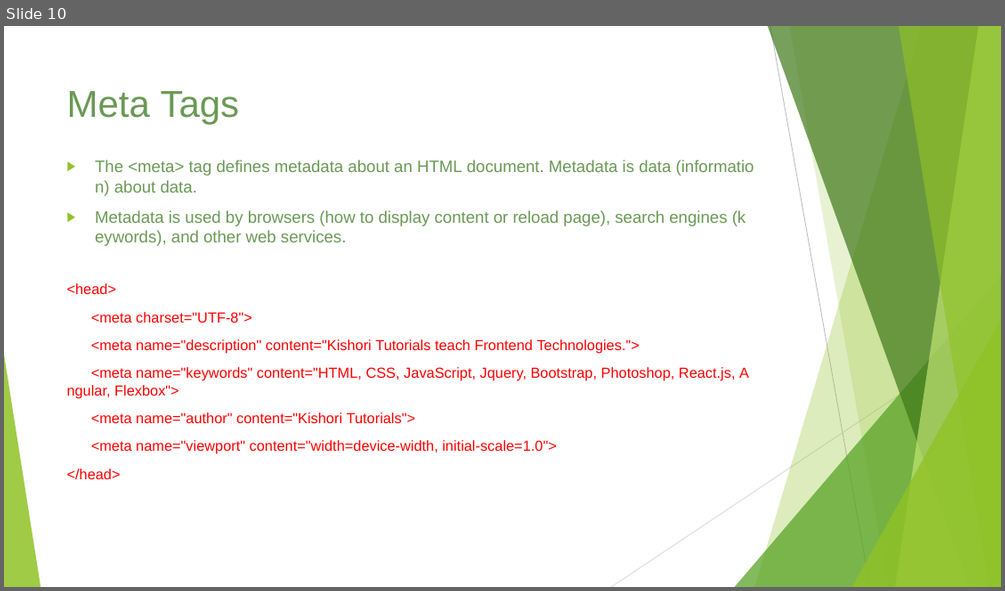
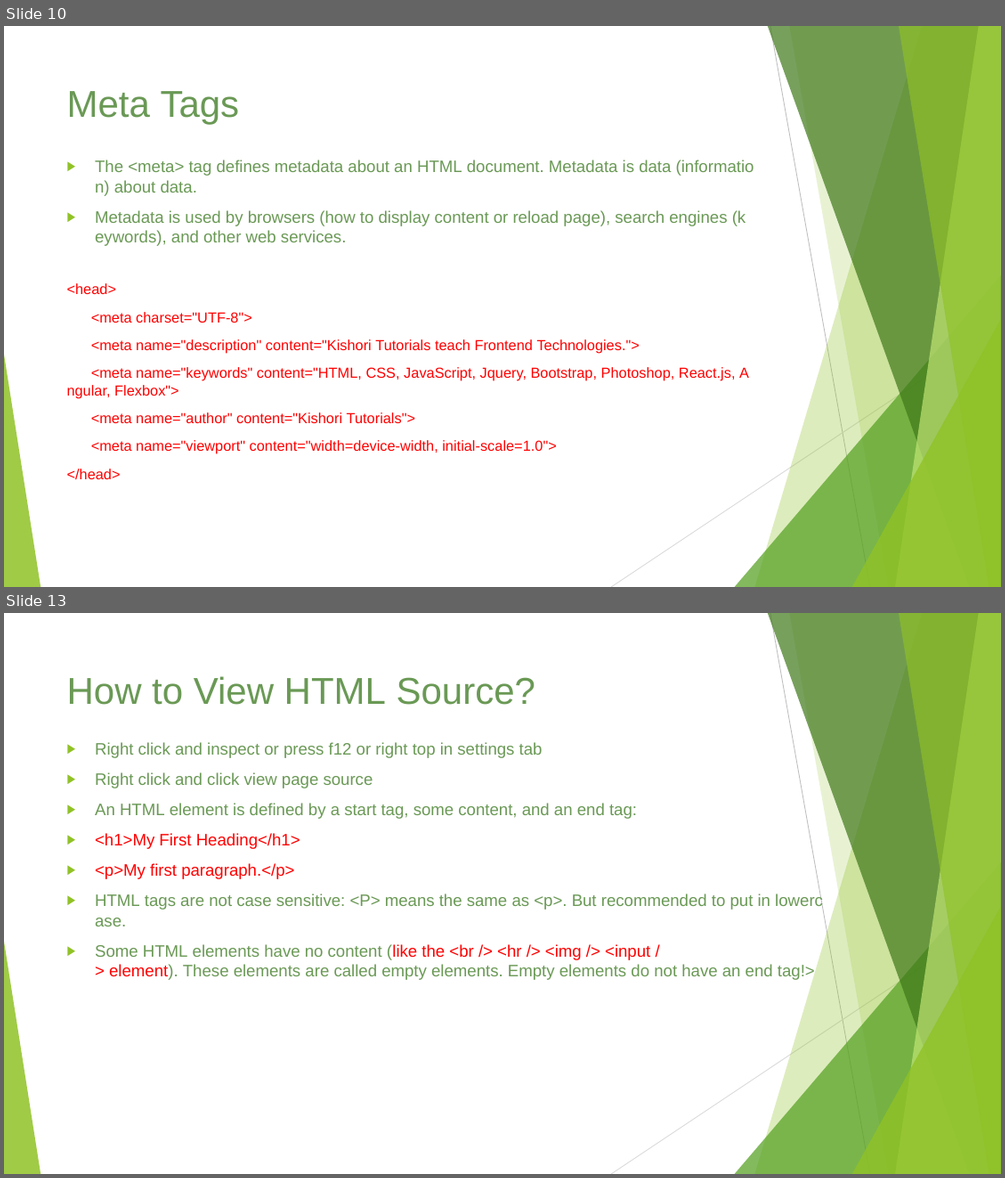
Before and after one commit to ameysawant/webdesigncourse, a slide deck: Web Design Course.pptx. Shown one above the other, each under a label of ours: slide 10 before the commit, slides 10 and 13 after it; the slides between them are not shown. The pictures are 1005x591 and 1005x1178 pixels, drawn with LibreOffice and Linux fonts; fonts in the diff are those of the drawing. Boxes give left, top, right and bottom in pixels: in the first picture for what was removed or moved away, otherwise in the second. Text is boxed around its words. In the diff, an @@ line names an element or a change of style, - is before the commit and + after.

```diff
--- a/Web Design Course.pptx
+++ b/Web Design Course.pptx
@@ slide 13 added at (4, 613, 1001, 1174), background #FFFFFF; not listed: 10 template elements that a slide beside it also shows @@
@@ title added at (67, 676, 535, 705), 36 pt, text #6A9955 @@
+How to View HTML Source?
@@ text added at (95, 742, 815, 981), 16 pt, text #6A9955 @@
+▶ Right click and inspect or press f12 or right top in settings tab
+▶ Right click and click view page source
+▶ An HTML element is defined by a start tag, some content, and an end tag:
+▶ <h1>My First Heading</h1>
+▶ <p>My first paragraph.</p>
+▶ HTML tags are not case sensitive: <P> means the same as <p>. But recommended to put in lowercase.
+▶ Some HTML elements have no content (like the <br /> <hr /> <img /> <input /> element). These elements are called empty elements. Empty elements do not have an end tag!>
```
Also in this commit, not shown: 6 slides changed, 23 other slides added, 6 other files.
